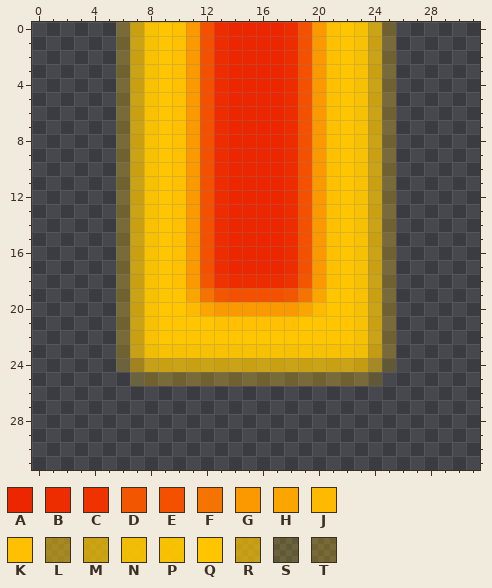
File history of a pixel-art sprite, assets/explosion_bottom.png. Above is the file before it was changed.
The file is 32x32 pixels. Pixels under 10% opacity are left out. Colours within 5 levels of each other are drawn and written as one.
Palette (. is transparent): A #ec2700  B #ed2d00  C #ee3300  D #f25700  E #f35100  F #f57300  G #fa9a00  H #fba600  J #feba00  K #fec000  L #ffc50085  M #ffc600b8  N #ffc600ec  P #ffc600f5  Q #ffc600  R #ffc700b1  S #ffc80033  T #ffc80046
Pixels before, first column x 6:
 0 TMPQKGEBAAAABEGKQPMT
 1 TMPQKGEBAAAABEGKQPMT
 2 TMPQKGEBAAAABEGKQPMT
 3 TMPQKGEBAAAABEGKQPMT
 4 TMPQKGEBAAAABEGKQPMT
 5 TMPQKGEBAAAABEGKQPMT
 6 TMPQKGEBAAAABEGKQPMT
 7 TMPQKGEBAAAABEGKQPMT
 8 TMPQKGEBAAAABEGKQPMT
 9 TMPQKGEBAAAABEGKQPMT
10 TMPQKGEBAAAABEGKQPMT
11 TMPQKGEBAAAABEGKQPMT
12 TMPQKGEBAAAABEGKQPMT
13 TMPQKGEBAAAABEGKQPMT
14 TMPQKGEBAAAABEGKQPMT
15 TMPQKGEBAAAABEGKQPMT
16 TMPQKGEBAAAABEGKQPMT
17 TMPQKGEBAAAABEGKQPMT
18 TMPQKGDCBBBBCDGKQPMT
19 TMPQQHFDEEEEDFHQQPMT
20 TMPQQJHGGGGGGHJQQPMT
21 TMPQQQQKKKKKKQQQQPMT
22 TMPQQQQQQQQQQQQQQPMT
23 TRNPPPPPPPPPPPPPPNRT
24 SLRMMMMMMMMMMMMMMRLS
25 .STTTTTTTTTTTTTTTTS.
After the commit:
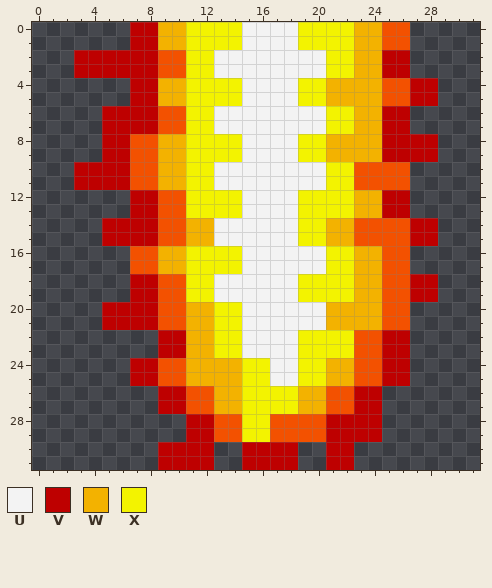
Colours new in this view: U #f3f3f3  V #be0000  W #f3b200  X #f3f300
Message: added powerup pickup, optimized explosions
What changed:
Changed rows in their new state; - is an unchanged pixel.
first column x 3:
 0 ---.VVWWXXXXUUUUXXXXWWEE--
 1 ---.VVWWXXXXUUUUXXXXWWEE--
 2 VVVVVVEEXXUUUUUUUUXXWWVV--
 3 VVVVVVEEXXUUUUUUUUXXWWVV--
 4 ---.VVWWXXXXUUUUXXWWWWEEVV
 5 ---.VVWWXXXXUUUUXXWWWWEEVV
 6 --VVVVEEXXUUUUUUUUXXWWVV--
 7 --VVVVEEXXUUUUUUUUXXWWVV--
 8 --VVEEWWXXXXUUUUXXWWWWVVVV
 9 --VVEEWWXXXXUUUUXXWWWWVVVV
10 VVVVEEWWXXUUUUUUUUXXEEEE--
11 VVVVEEWWXXUUUUUUUUXXEEEE--
12 ---.VVEEXXXXUUUUXXXXWWVV--
13 ---.VVEEXXXXUUUUXXXXWWVV--
14 --VVVVEEWWUUUUUUXXWWEEEEVV
15 --VVVVEEWWUUUUUUXXWWEEEEVV
16 ---.EEWWXXXXUUUUUUXXWWEE--
17 ---.EEWWXXXXUUUUUUXXWWEE--
18 ---.VVEEXXUUUUUUXXXXWWEEVV
19 ---.VVEEXXUUUUUUXXXXWWEEVV
20 --VVVVEEWWXXUUUUUUWWWWEE--
21 --VVVVEEWWXXUUUUUUWWWWEE--
22 ---...VVWWXXUUUUXXXXEEVV--
23 ---...VVWWXXUUUUXXXXEEVV--
24 ---.VVEEWWWWXXUUXXWWEEVV--
25 ----VVEEWWWWXXUUXXWWEEVV--
26 ------VVEEWWXXXXWWEEVV----
27 ------VVEEWWXXXXWWEEVV----
28 --------VVEEXXEEEEVVVV----
29 --------VVEEXXEEEEVVVV----
30 ------VVVV--VVVV--VV------
31 ------VVVV--VVVV--VV------
